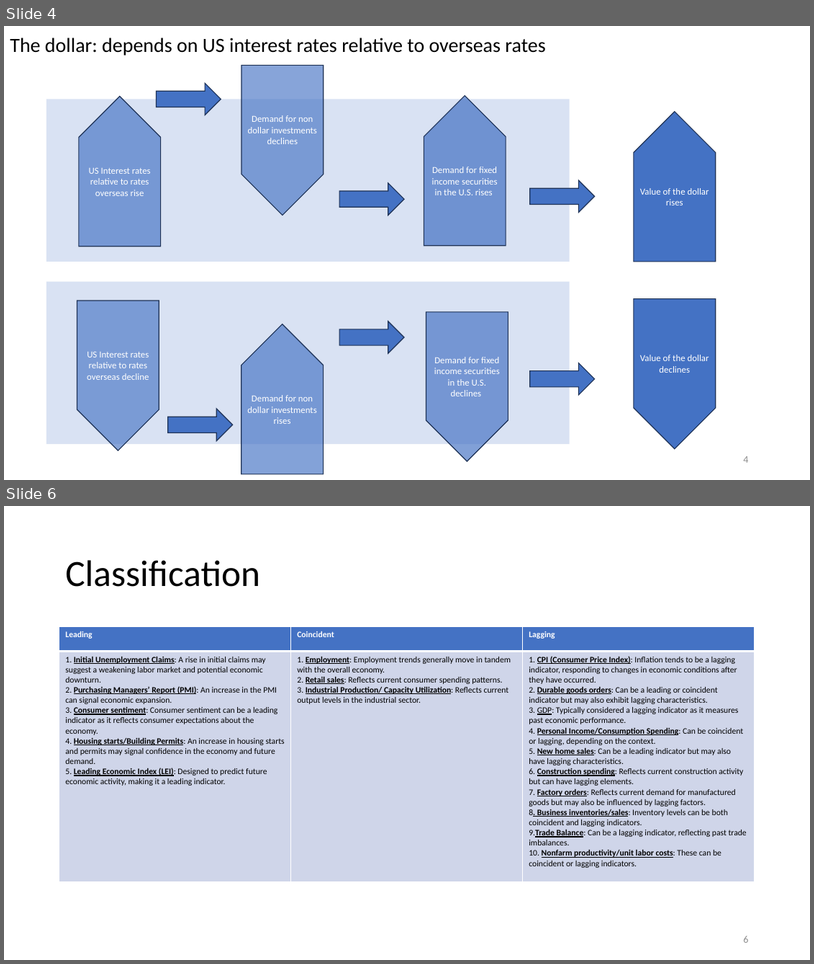
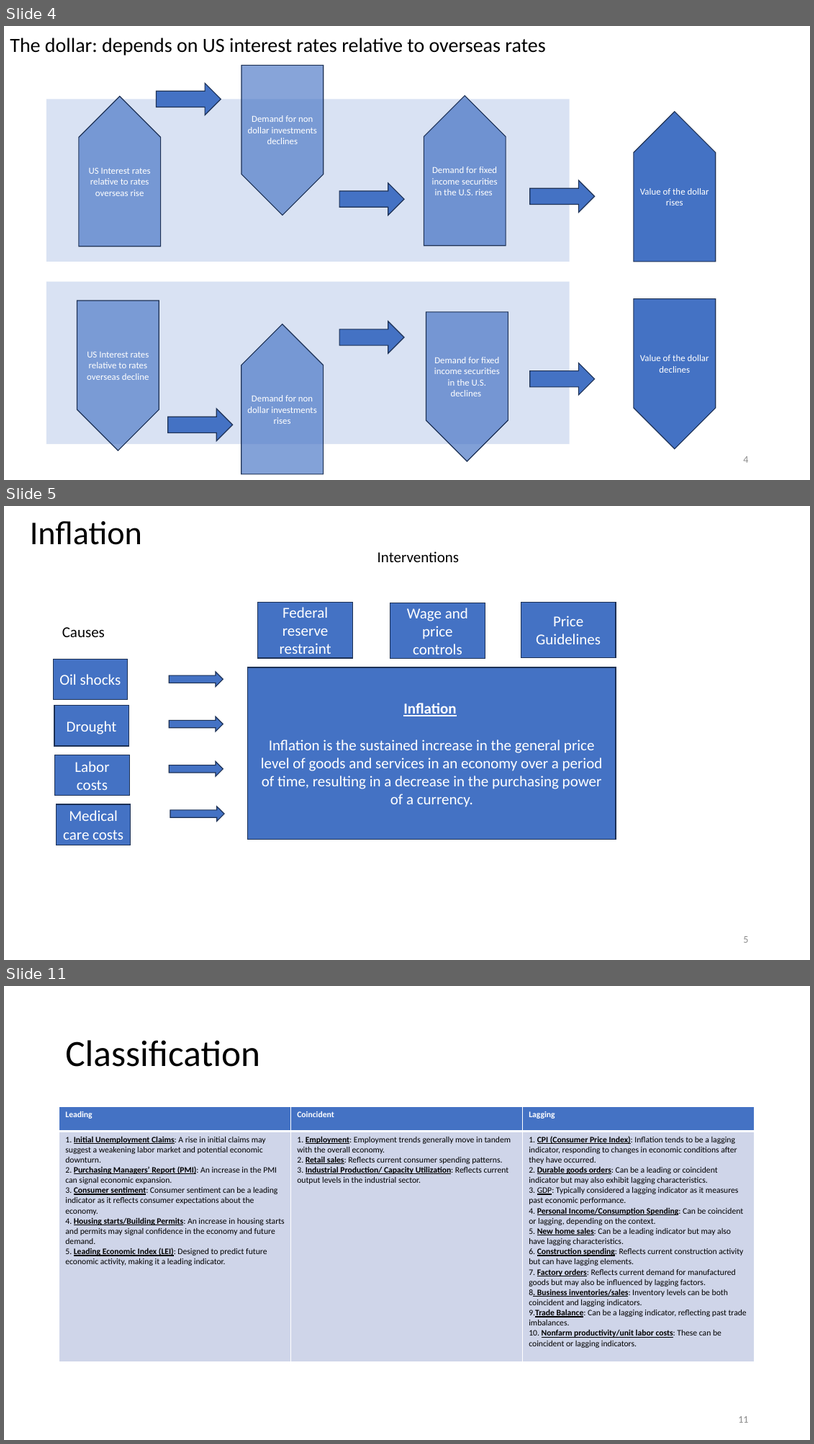
Before and after one commit to omroot/d2l_pytorch, a slide deck: mylearnings/mylecturenotes/TheMacroMinimum.pptx. Shown one above the other, each under a label of ours: slides 4 and 6 before the commit, slides 4, 5 and 11 after it; the slides between them are not shown. The pictures are 814x964 and 814x1444 pixels, drawn with LibreOffice and Linux fonts; fonts in the diff are those of the drawing. Boxes give left, top, right and bottom in pixels: in the first picture for what was removed or moved away, otherwise in the second. Text is boxed around its words. In the diff, an @@ line names an element or a change of style, - is before the commit and + after.

```diff
--- a/mylearnings/mylecturenotes/TheMacroMinimum.pptx
+++ b/mylearnings/mylecturenotes/TheMacroMinimum.pptx
@@ slide 5 added at <box>4,506,810,960</box>, background #FFFFFF @@
@@ title added at <box>30,521,142,545</box>, 39.6 pt, text #000000 @@
+Inflation
@@ text added at <box>378,551,459,562</box>, 18 pt, text #000000 @@
+Interventions
@@ rectangle added at <box>258,602,353,658</box>, fill #4472C4, outline #1E3256 1 pt, 18 pt, text #FFFFFF @@
+Federal reserve restraint
@@ rectangle added at <box>391,602,486,659</box>, fill #4472C4, outline #1E3256 1 pt, 18 pt, text #FFFFFF @@
+Wage and price controls
@@ rectangle added at <box>521,602,616,658</box>, fill #4472C4, outline #1E3256 1 pt, 18 pt, text #FFFFFF @@
+Price Guidelines
@@ text added at <box>62,627,105,637</box>, 18 pt, text #000000 @@
+Causes
@@ rectangle added at <box>53,659,127,700</box>, fill #4472C4, outline #1E3256 1 pt, 18 pt, text #FFFFFF @@
+Oil shocks
@@ right arrow added at <box>169,672,223,687</box>, fill #4472C4, outline #1E3256 1 pt @@
@@ rectangle added at <box>248,667,616,839</box>, fill #4472C4, outline #1E3256 1 pt, 18 pt, text #FFFFFF @@
+Inflation
+Inflation is the sustained increase in the general price level of goods and services in an economy over a period of time, resulting in a decrease in the purchasing power of a currency.
@@ rectangle added at <box>54,705,129,746</box>, fill #4472C4, outline #1E3256 1 pt, 18 pt, text #FFFFFF @@
+Drought
@@ right arrow added at <box>169,716,223,731</box>, fill #4472C4, outline #1E3256 1 pt @@
@@ rectangle added at <box>55,754,129,795</box>, fill #4472C4, outline #1E3256 1 pt, 18 pt, text #FFFFFF @@
+Labor costs
@@ right arrow added at <box>169,762,223,777</box>, fill #4472C4, outline #1E3256 1 pt @@
@@ rectangle added at <box>56,804,131,845</box>, fill #4472C4, outline #1E3256 1 pt, 18 pt, text #FFFFFF @@
+Medical care costs
@@ right arrow added at <box>170,806,224,821</box>, fill #4472C4, outline #1E3256 1 pt @@
@@ page number added at <box>743,936,748,942</box>, 12 pt, text #8C8C8C @@
+5
@@ what was slide 6 is now slide 11 @@
@@ page number at <box>738,1416,748,1422</box>: text changed @@
-6
+11
```
Also in this commit, not shown: 1 slide changed, 4 other slides added, 1 other file.
